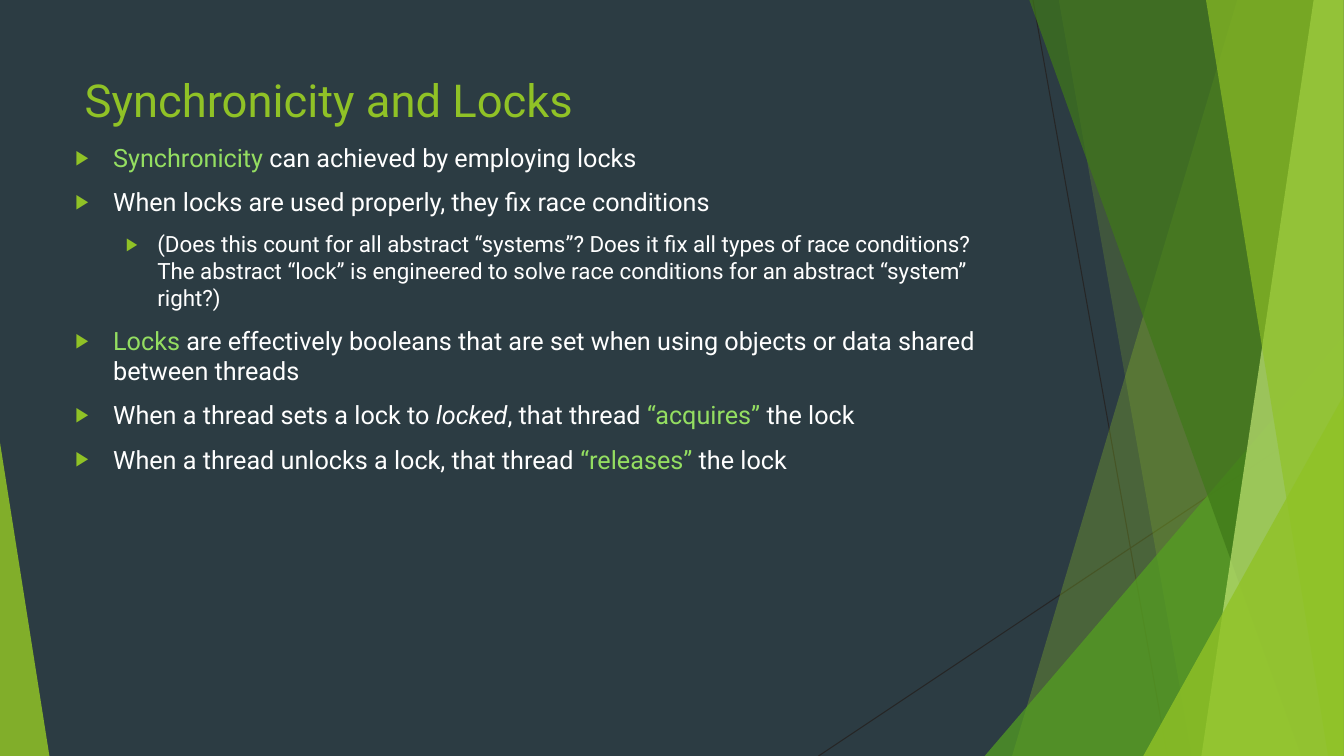
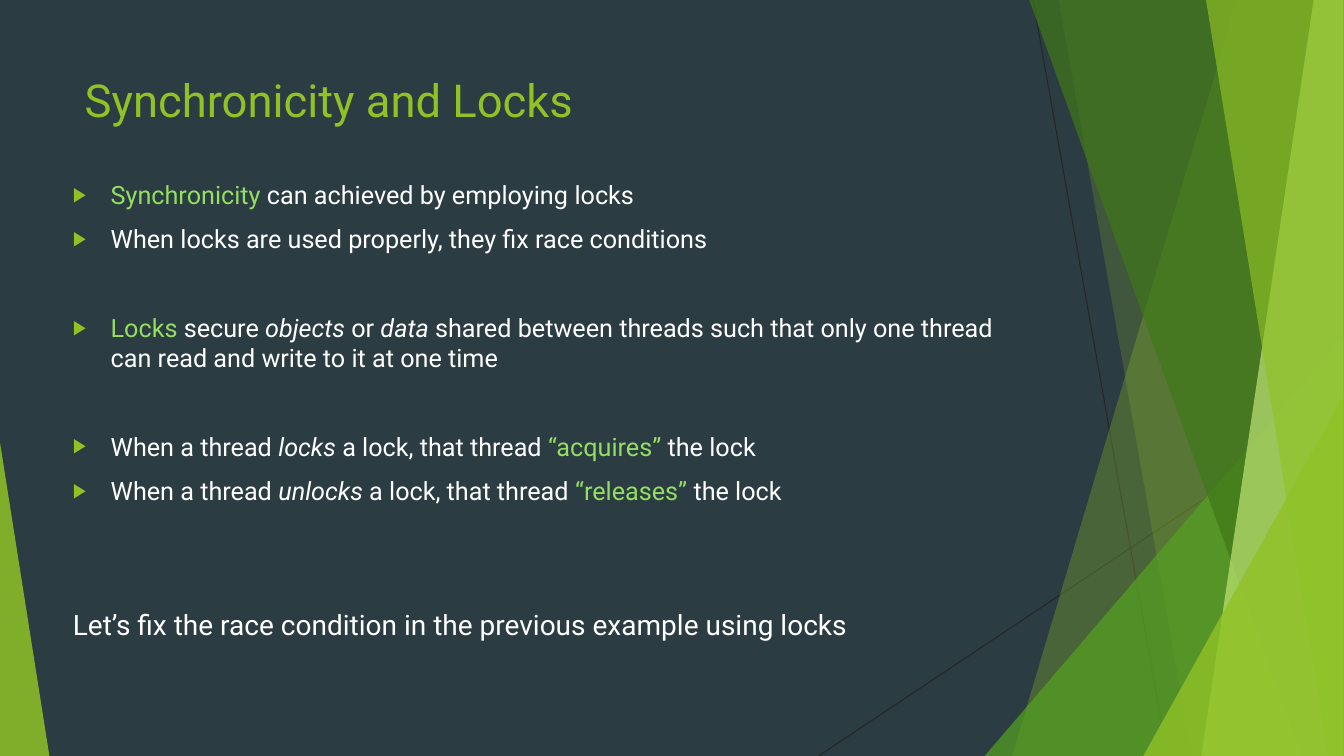
Before and after one commit to danfrz/Senior_seminar_templates, a slide deck: slide 11 of Talk/Thread Scheduler Efficiency Improvements.pptx. Drawn at 1344x756 pixels with LibreOffice and Linux fonts; fonts in the diff are those of the drawing. Boxes give left, top, right and bottom in pixels: in the first picture for what was removed or moved away, otherwise in the second. Text is boxed around its words. In the diff, an @@ line names an element or a change of style, - is before the commit and + after.

Commit message:
Update presentation
Now only need something for Shuffler, FLSCHED and Conclusion

```diff
--- a/Talk/Thread Scheduler Efficiency Improvements.pptx
+++ b/Talk/Thread Scheduler Efficiency Improvements.pptx
@@ text "Synchronicity can achieved by employing ...": place and size @@
-text "Synchronicity can achieved by employing ..." at (113, 148, 974, 473)
+text "Synchronicity can achieved by employing ..." at (73, 185, 993, 641)
@@ text at (111, 318, 993, 461): text changed; size 16 to 18 pt @@
-  ▶ (Does this count for all abstract “systems”? Does it fix all types of race conditions? The abstract “lock” is engineered to solve race conditions for an abstract “system” right?)
-▶ Locks are effectively booleans that are set when using objects or data shared between threads
-▶ When a thread sets a lock to locked, that thread “acquires” the lock
+▶ Locks secure objects or data shared between threads such that only one thread can read and write to it at one time
+▶ When a thread locks a lock, that thread “acquires” the lock
@@ text at (111, 481, 781, 504): italic on in "unlocks" @@
@@ text at (73, 613, 846, 641): paragraph added @@
+Let’s fix the race condition in the previous example using locks
```
Also in this commit, not shown: 16 other slides changed, 12 slides added, 1 slide removed.
